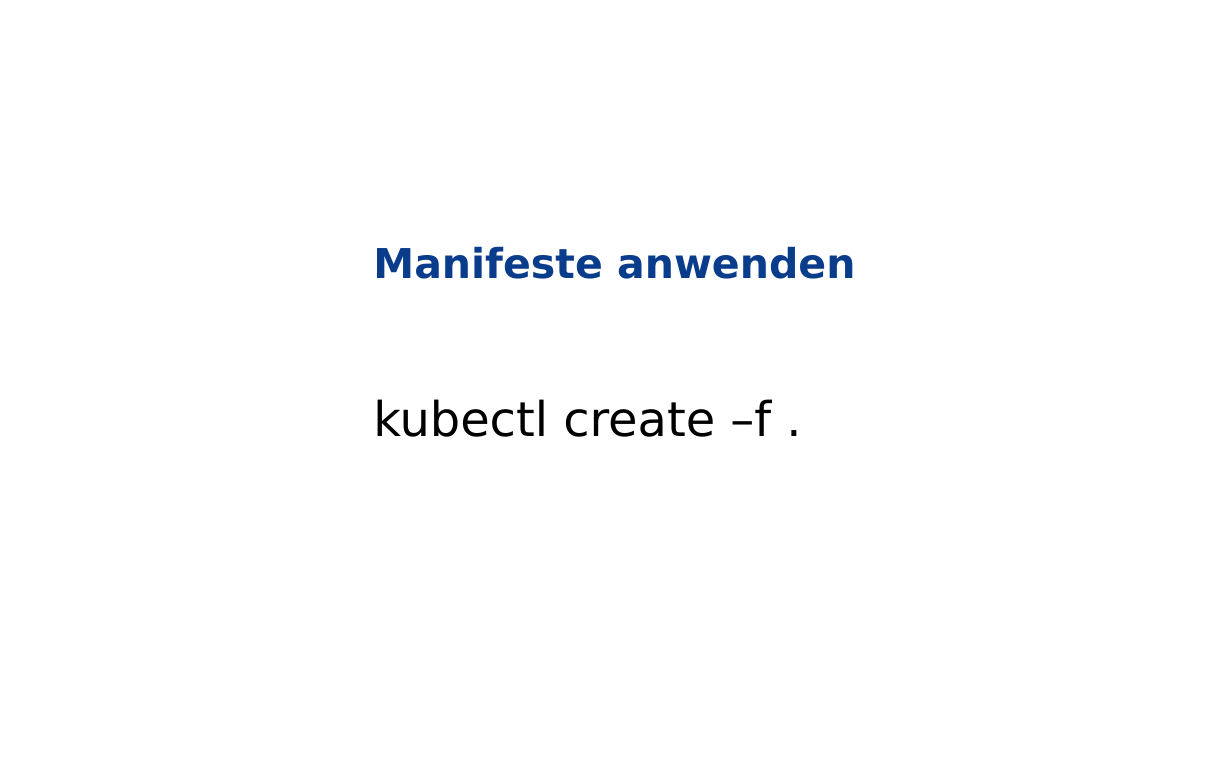
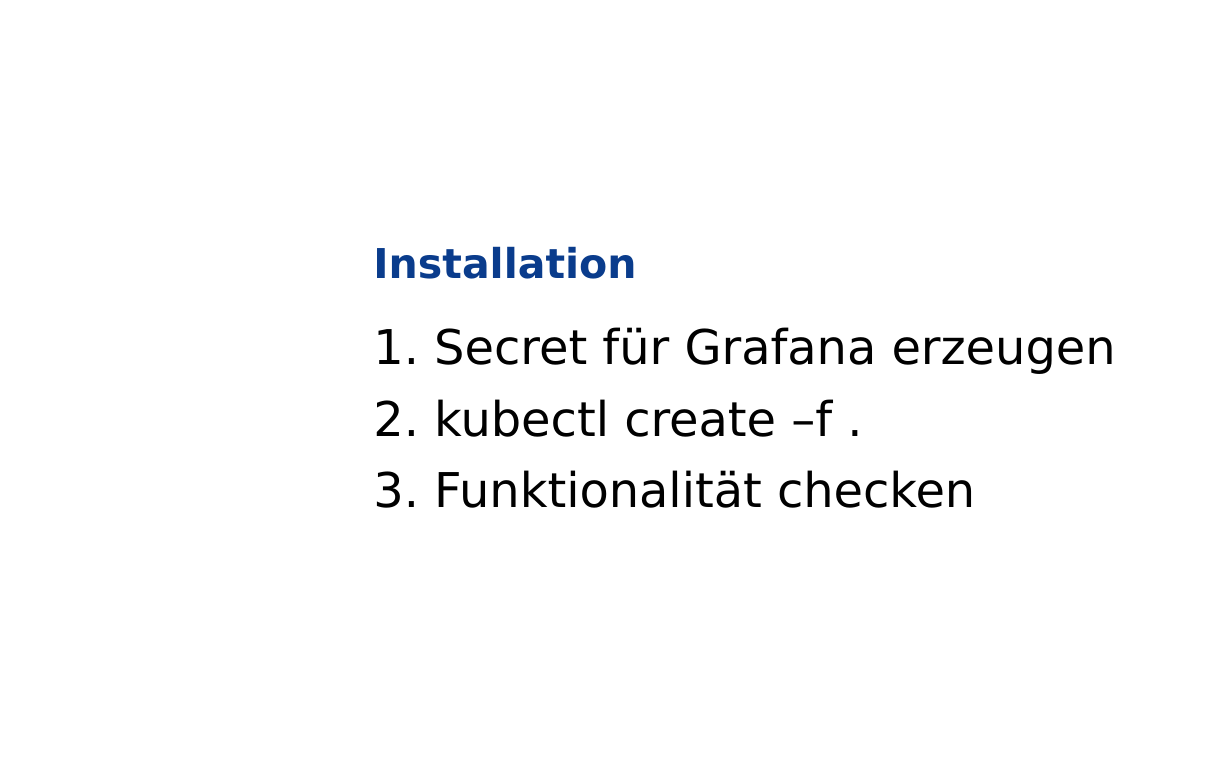
Before and after one commit to grothesk/deepshore-labs, a slide deck: slide 12 of 03-von-der-applikation-zum-kubernetes-deployment/deeptalk-03.pptx (slide 11 before the commit). Drawn at 1232x770 pixels with LibreOffice and Linux fonts; fonts in the diff are those of the drawing; background and template pictures are left out. Boxes give left, top, right and bottom in pixels: in the first picture for what was removed or moved away, otherwise in the second. Text is boxed around its words. In the diff, an @@ line names an element or a change of style, - is before the commit and + after.

Commit message:
Added some stuff to the presentation

```diff
--- a/03-von-der-applikation-zum-kubernetes-deployment/deeptalk-03.pptx
+++ b/03-von-der-applikation-zum-kubernetes-deployment/deeptalk-03.pptx
@@ title at (x1=373, y1=246, x2=636, y2=279): text changed @@
-Manifeste anwenden
+Installation
@@ text at (x1=373, y1=327, x2=1116, y2=508): text changed @@
-kubectl create –f .
+1. Secret für Grafana erzeugen
+2. kubectl create –f .
+3. Funktionalität checken
```
Also in this commit, not shown: 4 other slides changed, 1 slide added, 4 other files.
